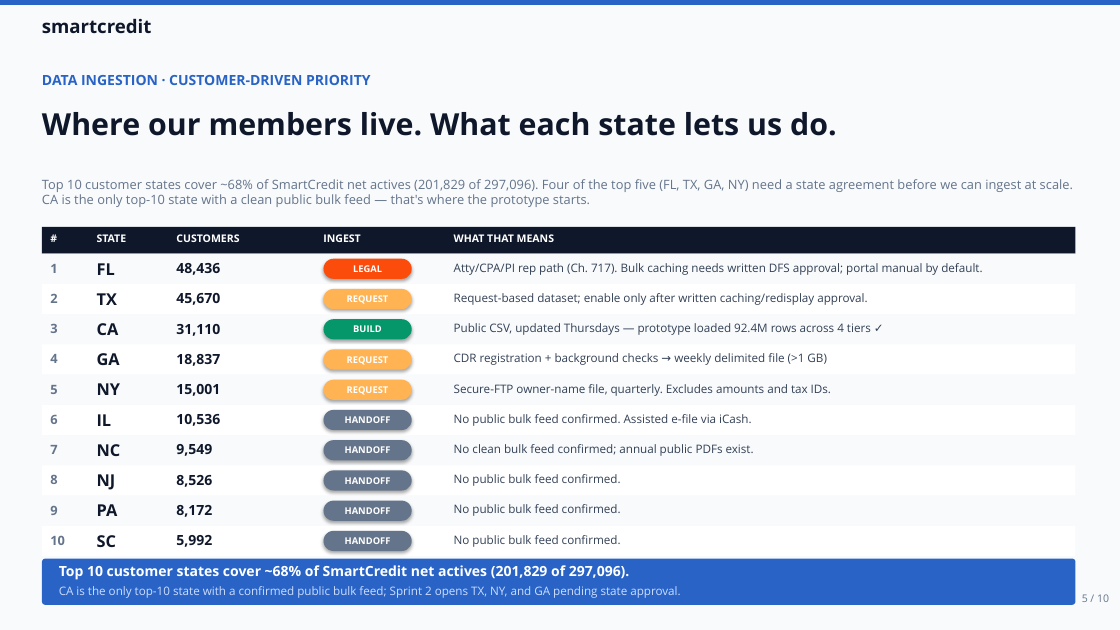
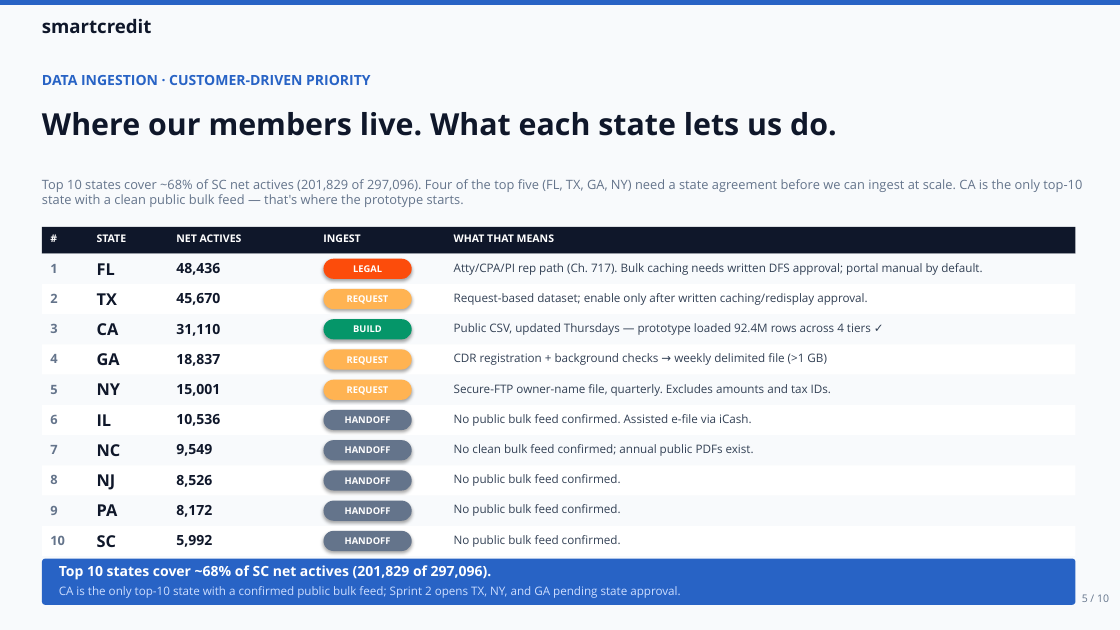
Before and after one commit to ahmedyassineconsumerdirect/cd-getmymoney, a slide deck: slide 5 of myReclaim-Exec-Deck.pptx. Drawn at 1120x630 pixels with LibreOffice and Linux fonts; fonts in the diff are those of the drawing. Boxes give left, top, right and bottom in pixels: in the first picture for what was removed or moved away, otherwise in the second. Text is boxed around its words. In the diff, an @@ line names an element or a change of style, - is before the commit and + after.

```diff
--- a/myReclaim-Exec-Deck.pptx
+++ b/myReclaim-Exec-Deck.pptx
@@ text at (42,179,1082,207): text changed @@
-Top 10 customer states cover ~68% of SmartCredit net actives (201,829 of 297,096). Four of the top five (FL, TX, GA, NY) need a state agreement before we can ingest at scale. CA is the only top-10 state with a clean public bulk feed — that's where the prototype starts.
+Top 10 states cover ~68% of SC net actives (201,829 of 297,096). Four of the top five (FL, TX, GA, NY) need a state agreement before we can ingest at scale. CA is the only top-10 state with a clean public bulk feed — that's where the prototype starts.
@@ text at (176,234,242,242): text changed @@
-CUSTOMERS
+NET ACTIVES
@@ text at (59,565,492,580): text changed @@
-Top 10 customer states cover ~68% of SmartCredit net actives (201,829 of 297,096).
+Top 10 states cover ~68% of SC net actives (201,829 of 297,096).
```
Also in this commit, not shown: 2 other slides changed, 1 other file.
